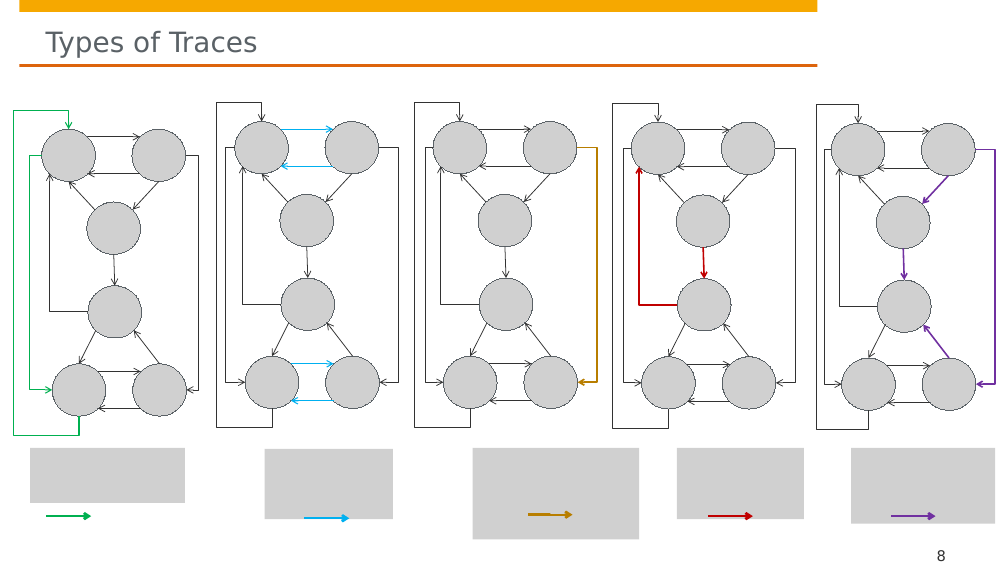
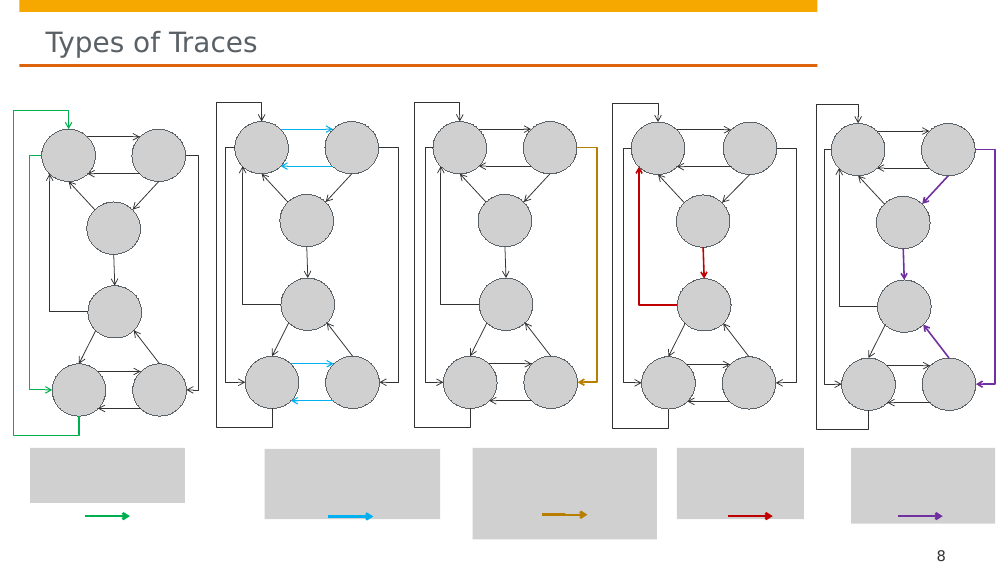
Before and after one commit to hpi-sam/ProbabilisticModels_WiSe22_23, a slide deck: slide 8 of ProjectDescriptions/P1-Discrete Time Markov Chains.pptx. Drawn at 1008x567 pixels with LibreOffice and Linux fonts; fonts in the diff are those of the drawing; grey boxes stand for pictures; background and template pictures are left out. Boxes give left, top, right and bottom in pixels: in the first picture for what was removed or moved away, otherwise in the second. Text is boxed around its words. In the diff, an @@ line names an element or a change of style, - is before the commit and + after.

```diff
--- a/ProjectDescriptions/P1-Discrete Time Markov Chains.pptx
+++ b/ProjectDescriptions/P1-Discrete Time Markov Chains.pptx
@@ elbow arrow (777, 148) - (776, 383): route changed @@
@@ picture resized from (x1=265, y1=449, x2=393, y2=520) to (x1=265, y1=449, x2=440, y2=520) @@
@@ picture resized from (x1=473, y1=448, x2=639, y2=539) to (x1=473, y1=448, x2=657, y2=539) @@
@@ elbow arrow moved from (91, 516) - (46, 516) to (130, 516) - (85, 516) @@
@@ elbow arrow moved from (349, 519) - (305, 519) to (374, 516) - (328, 516) @@
@@ elbow arrow moved from (572, 515) - (528, 515) to (588, 515) - (543, 515) @@
@@ elbow arrow moved from (753, 516) - (708, 516) to (773, 516) - (728, 516) @@
@@ elbow arrow moved from (936, 516) - (891, 516) to (943, 516) - (898, 516) @@
```
Also in this commit, not shown: 1 other slide changed, 1 other file.
